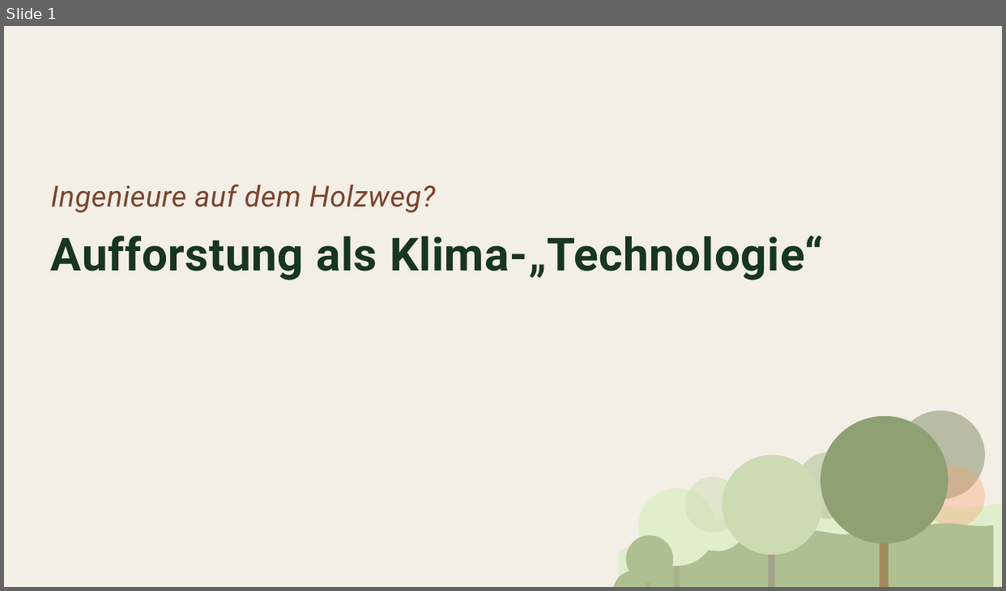
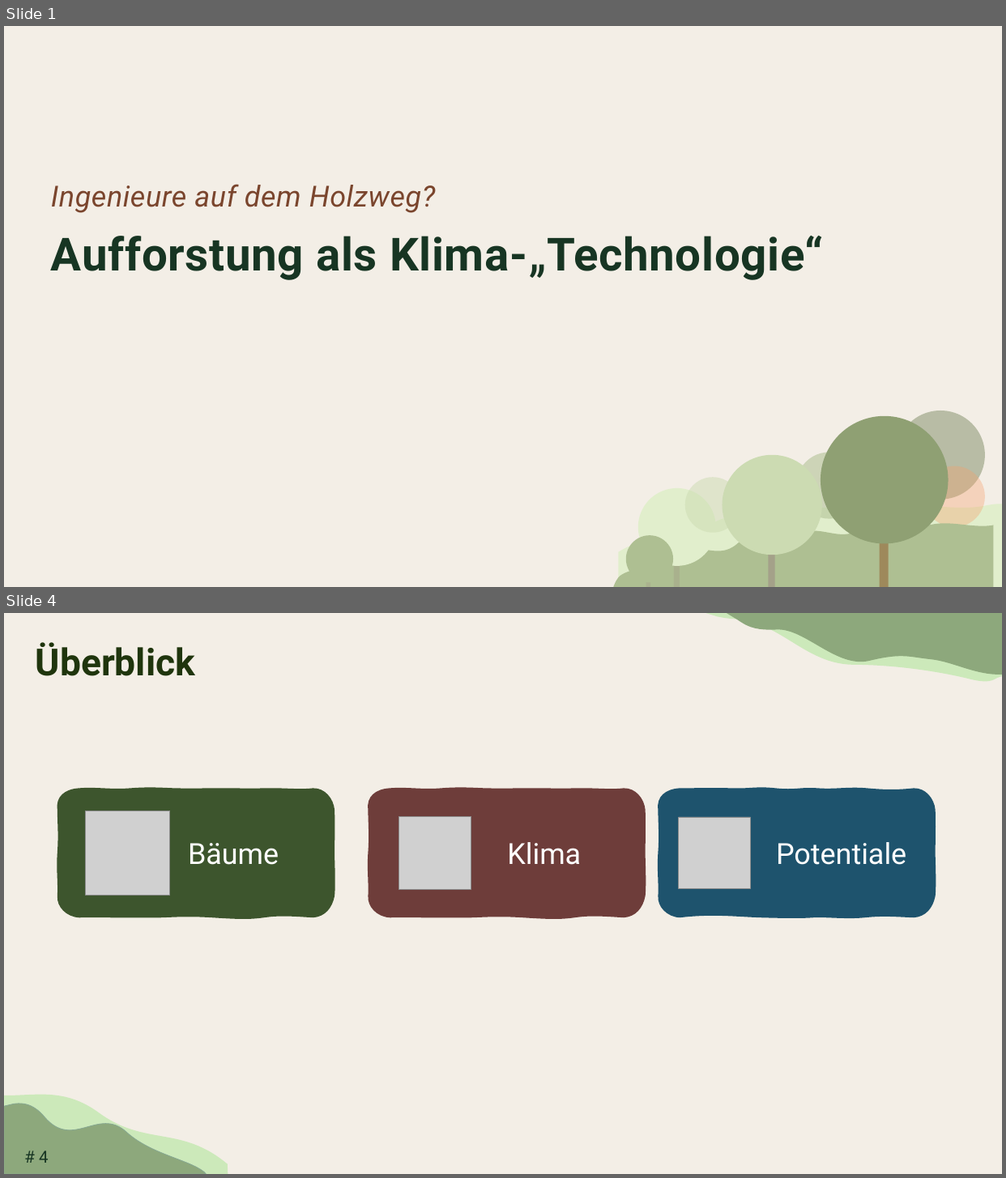
Before and after one commit to TimoDiepers/woodway, a slide deck: docs/slides/dissvortrag.pptx. Shown one above the other, each under a label of ours: slide 1 before the commit, slides 1 and 4 after it; the slides between them are not shown. The pictures are 1006x591 and 1006x1178 pixels, drawn with LibreOffice and Linux fonts; fonts in the diff are those of the drawing; grey boxes stand for pictures; background and template pictures are left out. Boxes give left, top, right and bottom in pixels: in the first picture for what was removed or moved away, otherwise in the second. Text is boxed around its words. In the diff, an @@ line names an element or a change of style, - is before the commit and + after.

Commit message:
docs: update presentation, add structure outline and energy balance figure
Ignores PowerPoint lock files and the timestamped pre-write snapshots: the
snapshots are ~3 MB each and belong on disk, not in history.

```diff
--- a/docs/slides/dissvortrag.pptx
+++ b/docs/slides/dissvortrag.pptx
@@ slide 4 added at (x1=4, y1=613, x2=1002, y2=1174), background #F3EEE6 @@
@@ freeform shape added at (x1=705, y1=613, x2=1002, y2=722), fill #CCE9BA @@
@@ freeform shape added at (x1=725, y1=613, x2=1002, y2=717), fill #8DA87C @@
@@ title added at (x1=36, y1=642, x2=195, y2=676), 36 pt, text #1F350D, bold @@
+Überblick
@@ freeform shape added at (x1=57, y1=788, x2=334, y2=918), fill #3D552D, 28 pt, text #FFFFFF @@
+Bäume
@@ freeform shape added at (x1=368, y1=788, x2=645, y2=918), fill #6E3D3A, 28 pt, text #FFFFFF @@
+Klima
@@ freeform shape added at (x1=658, y1=788, x2=936, y2=918), fill #1E536D, 28 pt, text #FFFFFF @@
+Potentiale
@@ picture added at (x1=86, y1=811, x2=170, y2=895) @@
@@ picture added at (x1=398, y1=816, x2=471, y2=889) @@
@@ picture added at (x1=679, y1=817, x2=750, y2=889) @@
@@ freeform shape added at (x1=4, y1=1087, x2=228, y2=1174), fill #CCE9BA @@
@@ freeform shape added at (x1=4, y1=1097, x2=206, y2=1174), fill #8DA87C, outline #87A892 0.63 pt @@
@@ page number added at (x1=39, y1=1151, x2=49, y2=1163), 16 pt, text #173523 @@
+# 4
```
Also in this commit, not shown: 17 slides changed, 47 other slides added, 5 slides removed, 4 other files.
